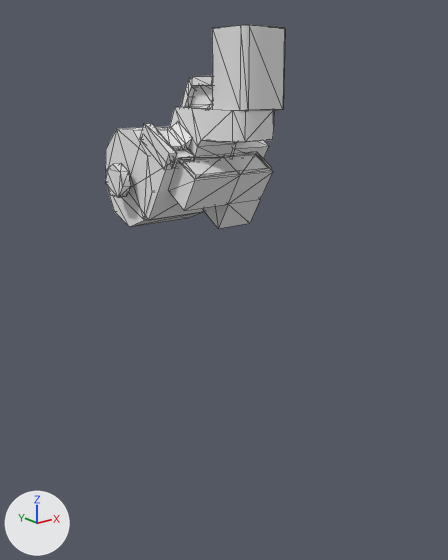
Renders of the COLLADA model software/models/atlas_v4/meshes/l_clav.dae from each side of a commit.
Both versions are drawn from a 50 mm camera at (-0.376, -0.381, 0.176) aimed at (0.0, 0.088, -0.012). Arrows for +X, +Y and +Z are at lower left; the lights stay in place. Mesh edges are drawn as thin lines. Where no turn or scale is listed for an object, it has been applied to the vertices.

Objects in the first picture: 'l_clav'.
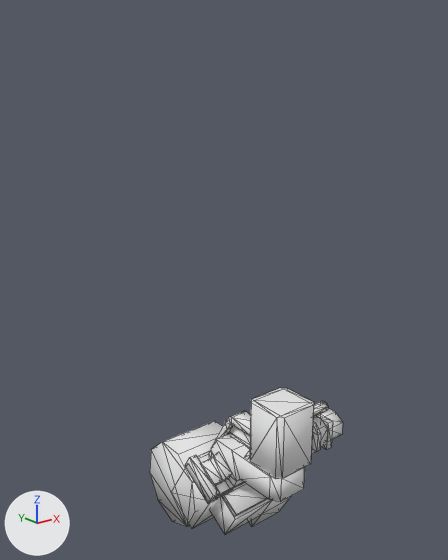
Location of each change, (x1, y1, x2, y2) in pixels of the pictures (448 x 560 px; the box of a moved part takes in the faces that stretch with it):
'l_clav', reshaped, moved (7% wider, 28% shorter)
    before: (105, 25, 285, 229)
    after: (150, 388, 343, 534)
part 1 of me_l_clavmesh, moved or reshaped
    before: (105, 126, 202, 227)
    after: (150, 421, 223, 527)
part 2 of me_l_clavmesh, moved or reshaped
    before: (180, 76, 212, 109)
    after: (211, 411, 250, 458)
part 3 of me_l_clavmesh, moved or reshaped
    before: (170, 107, 274, 157)
    after: (210, 434, 305, 502)
part 4 of me_l_clavmesh, moved or reshaped
    before: (169, 155, 273, 229)
    after: (210, 483, 290, 534)
part 5 of me_l_clavmesh, added
    after: (313, 416, 333, 450)
part 6 of me_l_clavmesh, added
    after: (313, 419, 326, 447)
part 7 of me_l_clavmesh, moved or reshaped
    before: (190, 85, 212, 108)
    after: (228, 425, 250, 447)
part 8 of me_l_clavmesh, moved or reshaped
    before: (212, 25, 285, 111)
    after: (250, 388, 314, 479)
part 9 of me_l_clavmesh, moved or reshaped
    before: (156, 122, 192, 151)
    after: (200, 452, 232, 485)
part 10 of me_l_clavmesh, deleted
    before: (106, 123, 272, 220)
part 11 of me_l_clavmesh, added
    after: (185, 401, 343, 529)

The change, as a list of edits to the scene's bpy script:
```text
Change me_l_clavmesh:
    used by ob_l_clav; location = (0.0, 0.0, 0.0)
    remove me_l_clavmesh.from_pydata(...)  # 288 vertices, 492 faces; spans x -0.087..0.047, y 0.015..0.198, z 0.041..0.221
    add me_l_clavmesh.from_pydata(...)  # 326 vertices, 556 faces; spans x 0.073..0.194, y -0.25..-0.067, z 0.397..0.576
    me_l_clavmesh part 1: the loose piece of 18 vertices spanning x -0.07..0.003, y 0.108..0.198, z 0.041..0.136 is moved by (0.144, -0.265, 0.356)
    me_l_clavmesh part 2: the loose piece of 42 vertices spanning x -0.038..-0.003, y 0.062..0.133, z 0.125..0.184 is moved by (0.144, -0.265, 0.356)
    me_l_clavmesh part 3: the loose piece of 20 vertices spanning x -0.042..0.006, y 0.016..0.126, z 0.106..0.157 is moved by (0.144, -0.265, 0.356)
    me_l_clavmesh part 4: the loose piece of 16 vertices spanning x -0.057..0.035, y 0.057..0.115, z 0.041..0.112 is moved by (0.144, -0.265, 0.356)
    me_l_clavmesh part 5: a new loose piece, a box spanning x 0.171..0.1783, y -0.2471..-0.2045, z 0.5181..0.5481, in mat_drc_extremities_diffuse (its picture is missing)
    me_l_clavmesh part 6: a new loose piece, a box spanning x 0.158..0.178, y -0.244..-0.205, z 0.522..0.544, in mat_drc_extremities_diffuse (its picture is missing)
    me_l_clavmesh part 7: the loose piece of 24 vertices spanning x -0.024..-0.02, y 0.066..0.112, z 0.155..0.18 is moved by (0.144, -0.265, 0.356)
    me_l_clavmesh part 8: the loose piece of 24 vertices spanning x -0.039..0.009, y 0.015..0.061, z 0.156..0.221 is moved by (0.144, -0.263, 0.355)
    me_l_clavmesh part 9: the loose piece of 16 vertices spanning x -0.064..-0.042, y 0.081..0.11, z 0.12..0.145 is moved by (0.144, -0.265, 0.356)
    me_l_clavmesh part 10: 9 loose pieces with 110 vertices, spanning x -0.087..0.047, y 0.058..0.175, z 0.054..0.155, are deleted
    me_l_clavmesh part 11
    96 vertices are added at x 0.073..0.194, y -0.25..-0.11, z 0.41..0.556
    12 new vertices lie (0.0, 0.04, 0.024) away from vertices in x 0.073..0.191, y -0.188..-0.179, z 0.46..0.475
    8 new vertices lie (0.022, 0.0, 0.0) away from vertices in x 0.166, y -0.231..-0.22, z 0.548..0.556
    8 new vertices lie (0.021, 0.0, 0.0) away from vertices in x 0.172, y -0.247..-0.206, z 0.52..0.548
    8 new vertices lie (0.004, 0.0, 0.0) away from vertices in x 0.154, y -0.25..-0.203, z 0.517..0.551
    216 new faces join them
    me_l_clavmesh part 12: the surface is now shaded smooth
Change ob_l_clav:
    ob_l_clav.location: (0.0, 0.0, 0.0) -> (-0.128, 0.226, -0.69)
```
